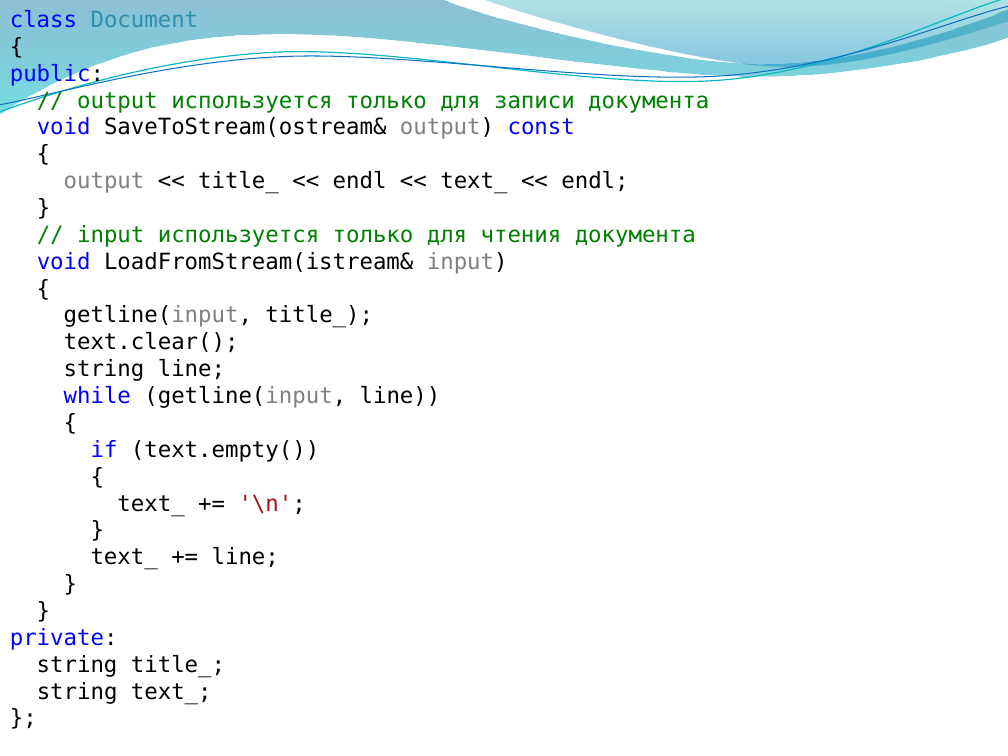
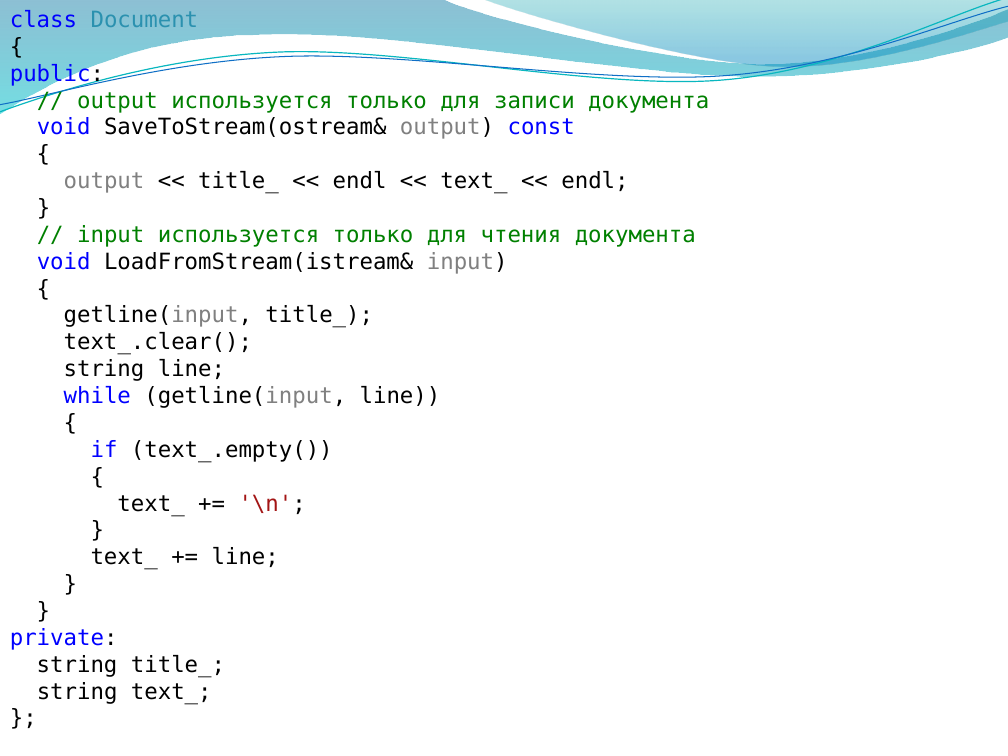
Before and after one commit to alexey-malov/oop, a slide deck: slide 17 of lectures/03/Виды отношений между классами.pptx. Drawn at 1008x756 pixels with LibreOffice and Linux fonts; fonts in the diff are those of the drawing; background and template pictures are left out. Boxes give left, top, right and bottom in pixels: in the first picture for what was removed or moved away, otherwise in the second. Text is boxed around its words. In the diff, an @@ line names an element or a change of style, - is before the commit and + after.

```diff
--- a/lectures/03/Виды отношений между классами.pptx
+++ b/lectures/03/Виды отношений между классами.pptx
@@ text at [64,332,252,355]: text changed @@
-text.clear();
+text_.clear();
@@ text at [91,440,333,463]: text changed @@
-if (text.empty())
+if (text_.empty())
```
Also in this commit, not shown: 2 other files.
